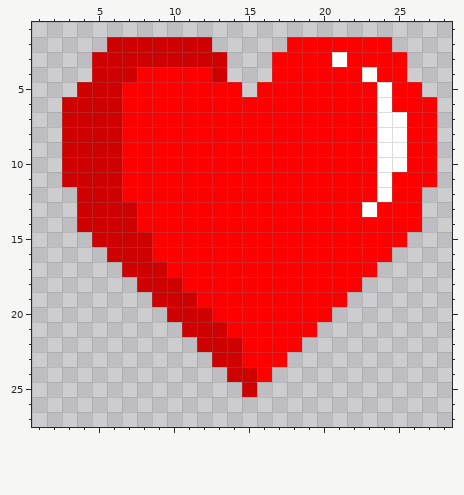
Two states of a pixel-art sprite, images/heart.png. Above, as it was before the edit.
The file is 32x32 pixels. Shown: x 1..28, y 1..27.
Now the later version:
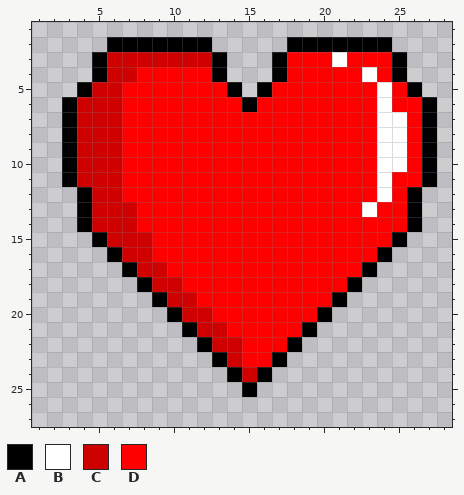
Palette (. is transparent): A #000000  B #ffffff  C #ce0000  D #ff0000
The commit says: Added black line to life UI to make it pop, added a black heart to act as empty life UI
Change:
The edit turns colour C into colour A in row 2 at x 6 to 12; in rows 3 to 4 at x 5 and 13; in row 5 at x 4; in rows 6 to 11 at x 3; in rows 12 to 14 at x 4; in row 15 at x 5.
The edit turns colour C into colour A in row 16 at x 6; in row 17 at x 7; in row 18 at x 8; in row 19 at x 9; in row 20 at x 10; in row 21 at x 11.
The edit turns colour C into colour A in row 22 at x 12; in row 23 at x 13; in row 24 at x 14; in row 25 at x 15.
The edit turns colour D into colour A in row 2 at x 18 to 24; in rows 3 to 4 at x 17 and 25; in row 5 at x 14, 16 and 26; in row 6 at x 15 and 27; in rows 7 to 11 at x 27; in rows 12 to 14 at x 26.
The edit turns colour D into colour A in row 15 at x 25; in row 16 at x 24; in row 17 at x 23; in row 18 at x 22; in row 19 at x 21; in row 20 at x 20.
The edit turns colour D into colour A in row 21 at x 19; in row 22 at x 18; in row 23 at x 17; in row 24 at x 16.
